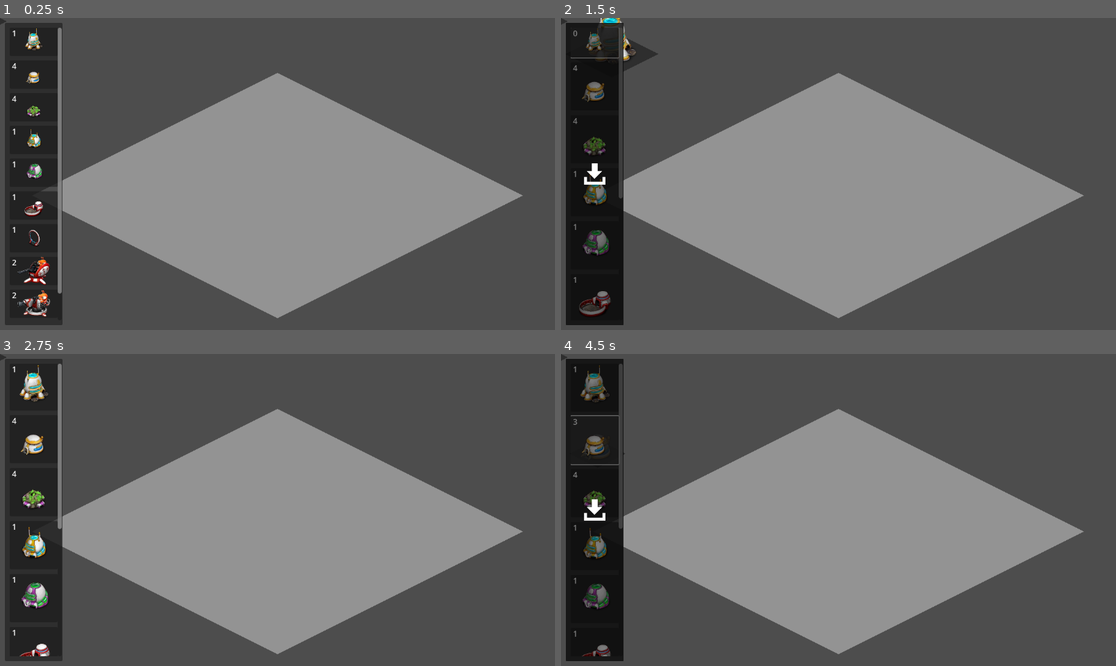
Above: before the commit, frames 1-4 (two rows, left to right).
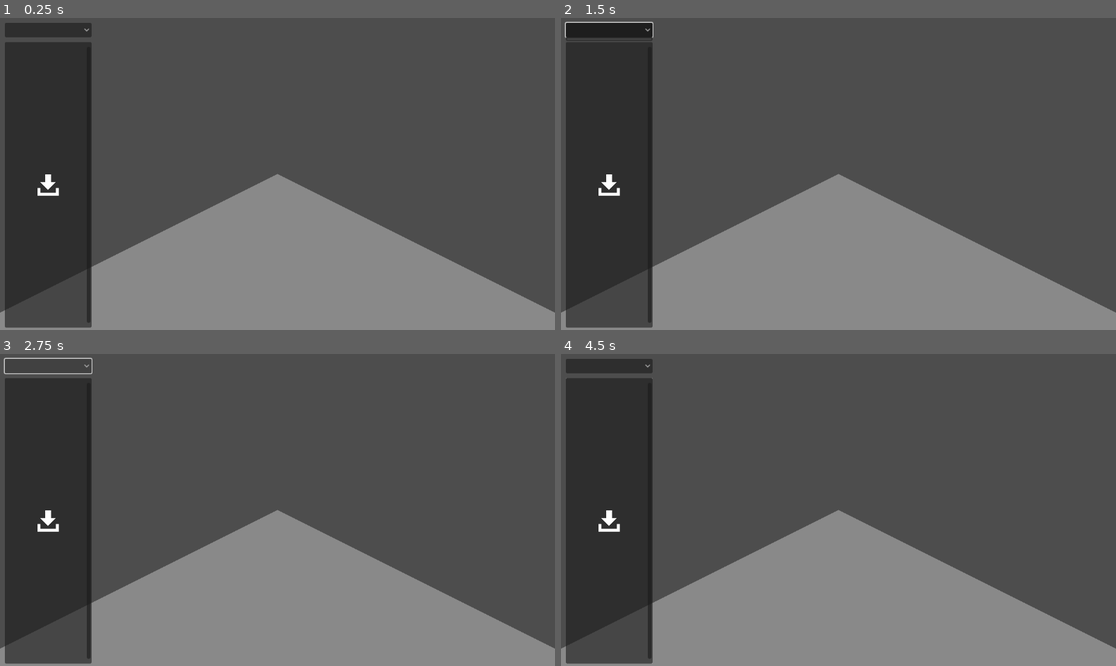
Above: after the commit, the same moments.

Repository: ctrlraul/Galaxy-Life-Designer
Game: Godot game, scene res://src/editor/editor.tscn
Same seed, same stepped clock (60 frames per second), same inputs: the game is played once before the commit and once after it.
Inputs (mouse positions are in pixels of both pictures, inside the frame that each line leads up to):
- Up to frame 1 (0.25 s): no input
- Up to frame 2 (1.5 s): click (838, 174) at 0.52 s; click (610, 30) at 1.27 s
- Up to frame 3 (2.75 s): click (33, 366) at 2 s, where only the run before the commit has a clickable "0"
- Up to frame 4 (4.5 s): click (594, 388) at 2.75 s, where only the run before the commit has a clickable "1"; click (594, 397) at 3.5 s, where only the run before the commit has a clickable "4"; click (594, 438) at 4.25 s, where only the run before the commit has a clickable "4"

The runs differ from the first frame. In frame 1, 42% of the frame differs, in the area x 0-100%, y 0-100%; in frame 2, 47%; in frame 3, 43%; in frame 4, 46%.
Error after the commit: Trying to assign value of type 'GridContainer' to a variable of type 'VBoxContainer'. (res://src/interface/structures_picker/structures_picker.gd:11)

Commit message:
Added controls

Diff:
--- a/src/editor/editor.gd
+++ b/src/editor/editor.gd
@@ -5,40 +5,57 @@
 
 @onready var structures: Node2D = %Structures
 @onready var structures_picker: StructuresPicker = $Interface/StructuresPicker
+@onready var drag_control: Button = %DragControl
+@onready var camera_2d: Camera2D = $Camera2D
+@onready var center: Control = $Interface/Center
+
+
+const VECTOR2_INF: Vector2 = Vector2(INF, INF)
 
 var hovered_tile: Vector2 = Vector2.ZERO
 var hovered_structure: Structure
+
 var drag_offset: Vector2 = Vector2.ZERO
 var drag_structure: Structure
-var clicking_structure: Structure
+var drag_structure_overlaps: Array[Structure]
+
+var zoom_step: float = 0.05
+var zoom_min: Vector2 = Vector2(0.5, 0.5)
+var zoom_max: Vector2 = Vector2(3, 3)
+var panning: bool
+var pan_start: Vector2 = VECTOR2_INF
+var click_pan_tolerance: float = 10
 
 
 func _ready() -> void:
-	Assets.initialize()
 	structures_picker.set_loadout(Assets.loadouts.values()[0])
 
 func _input(event: InputEvent) -> void:
 	if event is InputEventMouseMotion:
-		__update_hover()
-		if drag_structure:
-			drag_structure.set_grid_position(hovered_tile + drag_offset)
+		__on_mouse_motion()
+		if panning:
+			camera_2d.position -= event.relative / camera_2d.zoom
 
 func _unhandled_input(event: InputEvent) -> void:
 	if event is InputEventMouseButton:
-		if event.button_index == MOUSE_BUTTON_LEFT:
+		if event.button_index == MOUSE_BUTTON_WHEEL_UP:
+			__zoom(1)
+		elif event.button_index == MOUSE_BUTTON_WHEEL_DOWN:
+			__zoom(-1)
 
-			if event.pressed:
-				if !drag_structure:
-					clicking_structure = hovered_structure
-				elif !hovered_structure:
-					stop_drag()
+func __zoom(delta: int) -> void:
 
-			else:
-				if hovered_structure && hovered_structure == clicking_structure:
-					start_drag(hovered_structure)
-					hovered_structure = null
-				clicking_structure = null
+	var mouse = center.get_local_mouse_position()
+	var old_zoom = Vector2(1, 1) / camera_2d.zoom
+	var new_zoom = clamp(old_zoom - delta * zoom_step * old_zoom, zoom_min, zoom_max)
+	var zoom_difference = old_zoom - new_zoom
 
+	camera_2d.zoom = Vector2(1, 1) / new_zoom
+	camera_2d.position += mouse * zoom_difference
+
+
+func get_tile_on_mouse() -> Vector2:
+	return Isometry.world_to_grid(get_global_mouse_position())
 
 func get_structure_on_tile(tile: Vector2) -> Structure:
 
@@ -85,38 +102,84 @@
 	drag_offset = structure.grid_position - hovered_tile
 	drag_structure = structure
 	structures_picker.block_picking = true
+	drag_control.mouse_default_cursor_shape = Control.CURSOR_MOVE
 
 func stop_drag() -> void:
 	drag_offset = Vector2.ZERO
 	drag_structure = null
 	structures_picker.block_picking = false
+	drag_control.mouse_default_cursor_shape = Control.CURSOR_ARROW
 
+func get_overlapping_structures(a: Structure) -> Array[Structure]:
 
-func __update_hover() -> void:
+	var overlapping_structures: Array[Structure] = []
 
-	var world_coords = (get_global_mouse_position() - structures.position)
-	hovered_tile = Isometry.world_to_grid(world_coords)
+	for b in structures.get_children():
+		if a != b && structures_overlap(a, b):
+			overlapping_structures.append(b)
+
+	return overlapping_structures
+
+func structures_overlap(a: Structure, b: Structure) -> bool:
+
+	# Just AABB collision detection
+
+	if (a.grid_position.x >= b.grid_position.x + b.size.x ||
+		b.grid_position.x >= a.grid_position.x + a.size.x):
+		return false
+
+	if (a.grid_position.y >= b.grid_position.y + b.size.y ||
+		b.grid_position.y >= a.grid_position.y + a.size.y):
+		return false
+
+	return true
+
+func __on_mouse_motion() -> void:
+
+	var old_hovered_tile = hovered_tile
+	var old_hovered_structure = hovered_structure
+
+	hovered_tile = get_tile_on_mouse()
+	hovered_structure = get_structure_on_tile(hovered_tile)
+
+	if hovered_tile != old_hovered_tile:
+		if drag_structure:
+			__update_dragged_structure()
+
+	if drag_structure: # Don't update hover states when dragging a structure
+		return
+
+	if hovered_structure == old_hovered_structure:
+		return
+
+	if hovered_structure:
+		hovered_structure.set_hovered(true)
+
+	if old_hovered_structure:
+		old_hovered_structure.set_hovered(false)
+
+func __update_dragged_structure() -> void:
+	drag_structure.set_grid_position(hovered_tile + drag_offset)
+	drag_structure_overlaps = get_overlapping_structures(drag_structure)
+
+func __on_drag_control_pressed() -> void: # NOT A SIGNAL
 
 	if drag_structure:
+		if drag_structure_overlaps.size() > 0:
+			for overlapping_structure in drag_structure_overlaps:
+				overlapping_structure.overlap_bump()
+		else:
+			stop_drag()
 		return
 
-	var new_hovered_structure = get_structure_on_tile(hovered_tile)
-
-	if hovered_structure == new_hovered_structure:
-		return
-
-	if hovered_structure != null:
-		hovered_structure.set_hovered(false)
-
-	if new_hovered_structure != null:
-		new_hovered_structure.set_hovered(true)
-
-	hovered_structure = new_hovered_structure
+	if hovered_structure:
+		start_drag(hovered_structure)
 
 
 func _on_structures_picker_item_picked(structure_id: String) -> void:
 	var config: StructureConfigDTO = StructureConfigDTO.new()
-	config.position = hovered_tile
+	var structure_dto: StructureDTO = Assets.structures[structure_id]
+	config.position = hovered_tile - structure_dto.size * 0.5
 	config.id = structure_id
 	start_drag(add_structure(config))
 
@@ -125,3 +188,12 @@
 		structures_picker.put(drag_structure.structure_id)
 		drag_structure.queue_free()
 	stop_drag()
+
+func _on_drag_control_button_down() -> void:
+	panning = true
+	pan_start = drag_control.get_local_mouse_position()
+
+func _on_drag_control_button_up() -> void:
+	panning = false
+	if pan_start.distance_to(drag_control.get_local_mouse_position()) <= click_pan_tolerance:
+		__on_drag_control_pressed()
--- a/src/editor/editor.tscn
+++ b/src/editor/editor.tscn
@@ -1,8 +1,9 @@
-[gd_scene load_steps=4 format=3 uid="uid://bjrkv1eicxdu6"]
+[gd_scene load_steps=5 format=3 uid="uid://bjrkv1eicxdu6"]
 
 [ext_resource type="Script" path="res://src/editor/editor.gd" id="1_r01ma"]
 [ext_resource type="PackedScene" uid="uid://bbku0nieuyybi" path="res://src/editor/structure/structure.tscn" id="2_0l0wi"]
 [ext_resource type="PackedScene" uid="uid://dykldjtame0cu" path="res://src/interface/structures_picker/structures_picker.tscn" id="3_w05ga"]
+[ext_resource type="PackedScene" uid="uid://d4ir15dbypvx0" path="res://src/editor/structure/structure_footprint.tscn" id="4_7u36x"]
 
 [node name="Editor" type="Node2D"]
 script = ExtResource("1_r01ma")
@@ -10,33 +11,40 @@
 
 [node name="Interface" type="CanvasLayer" parent="."]
 
+[node name="Center" type="Control" parent="Interface"]
+layout_mode = 3
+anchors_preset = 8
+anchor_left = 0.5
+anchor_top = 0.5
+anchor_right = 0.5
+anchor_bottom = 0.5
+grow_horizontal = 2
+grow_vertical = 2
+
+[node name="DragControl" type="Button" parent="Interface"]
+unique_name_in_owner = true
+anchors_preset = 15
+anchor_right = 1.0
+anchor_bottom = 1.0
+grow_horizontal = 2
+grow_vertical = 2
+flat = true
+
 [node name="StructuresPicker" parent="Interface" instance=ExtResource("3_w05ga")]
 
-[node name="FootprintGraphic" type="Polygon2D" parent="Interface"]
-position = Vector2(0, 7)
-scale = Vector2(6.9, 6.9)
-color = Color(0, 0, 0, 0.392157)
-polygon = PackedVector2Array(0, 1, 2, 0, 0, -1, -2, 0)
-
 [node name="Camera2D" type="Camera2D" parent="."]
-offset = Vector2(0, 300)
 current = true
-zoom = Vector2(0.7, 0.7)
 
 [node name="Grid" type="Node2D" parent="."]
 
-[node name="GridGraphicScaler" type="Node2D" parent="Grid"]
-scale = Vector2(52, 52)
-
-[node name="FootprintGraphic" type="Polygon2D" parent="Grid/GridGraphicScaler"]
-position = Vector2(0, 7)
-scale = Vector2(7, 7)
-color = Color(1, 1, 1, 0.392157)
-polygon = PackedVector2Array(0, 1, 2, 0, 0, -1, -2, 0)
+[node name="StructureFootprint" parent="Grid" instance=ExtResource("4_7u36x")]
+size = Vector2(72, 78)
 
 [node name="Structures" type="Node2D" parent="Grid"]
 unique_name_in_owner = true
 y_sort_enabled = true
 
+[connection signal="button_down" from="Interface/DragControl" to="." method="_on_drag_control_button_down"]
+[connection signal="button_up" from="Interface/DragControl" to="." method="_on_drag_control_button_up"]
 [connection signal="cover_clicked" from="Interface/StructuresPicker" to="." method="_on_structures_picker_cover_clicked"]
 [connection signal="item_picked" from="Interface/StructuresPicker" to="." method="_on_structures_picker_item_picked"]
--- a/src/editor/structure/structure.gd
+++ b/src/editor/structure/structure.gd
@@ -3,8 +3,7 @@
 
 
 @onready var sprite_2d = $Sprite2D
-@onready var footprint = $Footprint
-@onready var footprint_graphic = $Footprint/FootprintGraphic
+@onready var footprint: Node2D = $StructureFootprint
 @onready var animation_player = $AnimationPlayer
 @onready var label_container = $LabelContainer
 @onready var label = $LabelContainer/Label
@@ -13,6 +12,10 @@
 var grid_position: Vector2
 var size: Vector2
 var hovered: bool = false : set = set_hovered
+
+
+func _ready() -> void:
+	label_container.visible = false
 
 
 func set_config(config: StructureConfigDTO) -> void:
@@ -24,9 +27,9 @@
 	sprite_2d.position.y = structure_dto.sprite_offset
 	sprite_2d.position.y += structure_dto.size.y * Isometry.GRID_TO_WORLD_SCALE * 0.5
 
-	footprint.scale = structure_dto.size
+	footprint.size = structure_dto.size
 
-	label_container.position.y = structure_dto.size.y * 0.8 * Isometry.GRID_TO_WORLD_SCALE
+	label_container.position.y = structure_dto.size.y * Isometry.GRID_TO_WORLD_SCALE * 0.75
 	label.text = structure_dto.display_name
 
 	structure_id = config.id
@@ -34,11 +37,9 @@
 
 	set_grid_position(config.position)
 
-
 func set_grid_position(new_grid_position: Vector2) -> void:
 	grid_position = new_grid_position
 	position = Isometry.grid_to_world(grid_position)
-
 
 func set_hovered(value: bool) -> void:
 
@@ -47,4 +48,7 @@
 
 	hovered = value
 
-	animation_player.play("hover_on" if hovered else "RESET")
+	animation_player.play("hover_on" if hovered else "hover_off")
+
+func overlap_bump() -> void:
+	animation_player.play("overlap_bump")
--- a/src/editor/structure/structure.tscn
+++ b/src/editor/structure/structure.tscn
@@ -1,6 +1,7 @@
-[gd_scene load_steps=7 format=3 uid="uid://bbku0nieuyybi"]
+[gd_scene load_steps=10 format=3 uid="uid://bbku0nieuyybi"]
 
 [ext_resource type="Script" path="res://src/editor/structure/structure.gd" id="1_7dcdv"]
+[ext_resource type="PackedScene" uid="uid://d4ir15dbypvx0" path="res://src/editor/structure/structure_footprint.tscn" id="2_femp1"]
 [ext_resource type="Texture2D" uid="uid://cltns3yd8bfx2" path="res://src/assets/structures/observatory_1.webp" id="2_pmr7y"]
 
 [sub_resource type="LabelSettings" id="LabelSettings_0lw7t"]
@@ -36,7 +37,7 @@
 "times": PackedFloat32Array(0),
 "transitions": PackedFloat32Array(1),
 "update": 1,
-"values": [false]
+"values": [true]
 }
 tracks/2/type = "value"
 tracks/2/imported = false
@@ -48,7 +49,19 @@
 "times": PackedFloat32Array(0),
 "transitions": PackedFloat32Array(1),
 "update": 0,
-"values": [Vector2(0, 0)]
+"values": [Vector2(1, 1)]
+}
+tracks/3/type = "value"
+tracks/3/imported = false
+tracks/3/enabled = true
+tracks/3/path = NodePath("Sprite2D:self_modulate")
+tracks/3/interp = 1
+tracks/3/loop_wrap = true
+tracks/3/keys = {
+"times": PackedFloat32Array(0),
+"transitions": PackedFloat32Array(1),
+"update": 0,
+"values": [Color(1, 1, 1, 1)]
 }
 
 [sub_resource type="Animation" id="Animation_firsr"]
@@ -91,33 +104,82 @@
 "values": [Vector2(0, 0), Vector2(1, 1)]
 }
 
+[sub_resource type="Animation" id="Animation_uglfm"]
+resource_name = "hover_off"
+length = 0.3
+tracks/0/type = "value"
+tracks/0/imported = false
+tracks/0/enabled = true
+tracks/0/path = NodePath("Sprite2D:scale")
+tracks/0/interp = 1
+tracks/0/loop_wrap = true
+tracks/0/keys = {
+"times": PackedFloat32Array(0, 0.3),
+"transitions": PackedFloat32Array(0.3, 0.3),
+"update": 0,
+"values": [Vector2(1.1, 1.1), Vector2(1, 1)]
+}
+tracks/1/type = "value"
+tracks/1/imported = false
+tracks/1/enabled = true
+tracks/1/path = NodePath("LabelContainer:visible")
+tracks/1/interp = 1
+tracks/1/loop_wrap = true
+tracks/1/keys = {
+"times": PackedFloat32Array(0),
+"transitions": PackedFloat32Array(1),
+"update": 1,
+"values": [false]
+}
+
+[sub_resource type="Animation" id="Animation_ym5pj"]
+resource_name = "overlap_bump"
+length = 0.2
+tracks/0/type = "value"
+tracks/0/imported = false
+tracks/0/enabled = true
+tracks/0/path = NodePath("Sprite2D:scale")
+tracks/0/interp = 1
+tracks/0/loop_wrap = true
+tracks/0/keys = {
+"times": PackedFloat32Array(0, 0.1, 0.2),
+"transitions": PackedFloat32Array(0.3, 0.3, 0.3),
+"update": 0,
+"values": [Vector2(1, 1), Vector2(1.2, 1.2), Vector2(1, 1)]
+}
+tracks/1/type = "value"
+tracks/1/imported = false
+tracks/1/enabled = true
+tracks/1/path = NodePath("Sprite2D:self_modulate")
+tracks/1/interp = 1
+tracks/1/loop_wrap = true
+tracks/1/keys = {
+"times": PackedFloat32Array(0, 0.1, 0.2),
+"transitions": PackedFloat32Array(0.3, 0.3, 1),
+"update": 0,
+"values": [Color(1, 1, 1, 1), Color(1, 0.501961, 0.501961, 1), Color(1, 1, 1, 1)]
+}
+
 [sub_resource type="AnimationLibrary" id="AnimationLibrary_j1s71"]
 _data = {
 "RESET": SubResource("Animation_8gy7q"),
-"hover_on": SubResource("Animation_firsr")
+"hover_off": SubResource("Animation_uglfm"),
+"hover_on": SubResource("Animation_firsr"),
+"overlap_bump": SubResource("Animation_ym5pj")
 }
 
 [node name="Structure" type="Node2D"]
 script = ExtResource("1_7dcdv")
 
-[node name="Footprint" type="Node2D" parent="."]
-scale = Vector2(6, 6)
-
-[node name="FootprintGraphic" type="Polygon2D" parent="Footprint"]
-position = Vector2(0, 7)
-scale = Vector2(6.9, 6.9)
-color = Color(0, 0, 0, 0.392157)
-polygon = PackedVector2Array(0, 1, 2, 0, 0, -1, -2, 0)
+[node name="StructureFootprint" parent="." instance=ExtResource("2_femp1")]
 
 [node name="Sprite2D" type="Sprite2D" parent="."]
 position = Vector2(0, 35)
 texture = ExtResource("2_pmr7y")
 
 [node name="LabelContainer" type="Node2D" parent="."]
-visible = false
 z_index = 1
 position = Vector2(0, 80)
-scale = Vector2(1e-05, 1e-05)
 
 [node name="Label" type="Label" parent="LabelContainer"]
 offset_left = -128.0
--- /dev/null
+++ b/src/editor/structure/structure_footprint.gd
@@ -0,0 +1,24 @@
+extends Node2D
+
+
+@onready var polygon_2d: Polygon2D = $Transform/Polygon2D
+
+@export var size: Vector2 : set = set_size
+
+
+func _ready() -> void:
+
+	set_size(size)
+
+	var x = Isometry.GRID_TO_WORLD_SCALE
+	polygon_2d.polygon = [
+		Vector2(x, 0),
+		Vector2(x, x),
+		Vector2(0, x),
+		Vector2(0, 0),
+	]
+
+func set_size(value: Vector2) -> void:
+	size = value
+	if is_inside_tree():
+		polygon_2d.scale = value * sqrt(2)
--- /dev/null
+++ b/src/editor/structure/structure_footprint.tscn
@@ -0,0 +1,15 @@
+[gd_scene load_steps=2 format=3 uid="uid://d4ir15dbypvx0"]
+
+[ext_resource type="Script" path="res://src/editor/structure/structure_footprint.gd" id="1_aw8se"]
+
+[node name="StructureFootprint" type="Node2D"]
+script = ExtResource("1_aw8se")
+
+[node name="Transform" type="Node2D" parent="."]
+scale = Vector2(1, 0.5)
+
+[node name="Polygon2D" type="Polygon2D" parent="Transform"]
+rotation = 0.785398
+scale = Vector2(8, 8)
+color = Color(1, 1, 1, 0.341176)
+polygon = PackedVector2Array(14, 0, 14, 14, 0, 14, 0, 0)
--- a/src/interface/structures_picker/structures_picker.gd
+++ b/src/interface/structures_picker/structures_picker.gd
@@ -3,12 +3,14 @@
 
 signal item_picked(structure_id)
 signal cover_clicked()
+signal loadout_changed()
 
 
 @export var StructuresListItemScene: PackedScene
 
 @onready var items: VBoxContainer = $Panel/ScrollContainer/Items
 @onready var cover: Control = $Panel/Cover
+@onready var loadouts: OptionButton = %Loadouts
 
 
 var block_picking: bool : set = set_block_picking
@@ -17,6 +19,8 @@
 
 func _ready() -> void:
 	cover.visible = false
+	for loadout in Assets.loadouts.values():
+		loadouts.add_item(loadout.display_name)
 
 
 func set_loadout(loadout: LoadoutDTO) -> void:
@@ -37,11 +41,12 @@
 		return
 
 	block_picking = value
-	cover.visible = value
+	cover.visible = block_picking
+	items.modulate.a = 0.5 if block_picking else 1.0
 
 func on_pick(structure_id: String) -> void:
 
-	if block_picking:
+	if block_picking || items_map[structure_id].count == 0:
 		return
 
 	item_picked.emit(structure_id)
@@ -53,3 +58,7 @@
 
 func _on_cover_hitbox_pressed() -> void:
 	cover_clicked.emit()
+
+func _on_loadouts_item_selected(index: int) -> void:
+	set_loadout(Assets.loadouts.values()[index])
+	loadout_changed.emit()
--- a/src/interface/structures_picker/structures_picker.tscn
+++ b/src/interface/structures_picker/structures_picker.tscn
@@ -7,24 +7,37 @@
 layout_mode = 3
 anchors_preset = 9
 anchor_bottom = 1.0
-offset_right = 140.0
+offset_right = 200.0
 grow_vertical = 2
 script = ExtResource("1_tselq")
 StructuresListItemScene = ExtResource("2_3vkor")
 
+[node name="Loadouts" type="OptionButton" parent="."]
+unique_name_in_owner = true
+layout_mode = 1
+anchors_preset = 10
+anchor_right = 1.0
+offset_left = 10.0
+offset_top = 10.0
+offset_right = -10.0
+offset_bottom = 40.0
+grow_horizontal = 2
+
 [node name="Panel" type="Panel" parent="."]
+clip_contents = true
 layout_mode = 1
 anchors_preset = 15
 anchor_right = 1.0
 anchor_bottom = 1.0
 offset_left = 10.0
-offset_top = 10.0
+offset_top = 50.0
 offset_right = -10.0
-offset_bottom = -10.0
+offset_bottom = -5.0
 grow_horizontal = 2
 grow_vertical = 2
 
 [node name="ScrollContainer" type="ScrollContainer" parent="Panel"]
+clip_contents = false
 layout_mode = 1
 anchors_preset = 15
 anchor_right = 1.0
@@ -35,10 +48,13 @@
 offset_bottom = -10.0
 grow_horizontal = 2
 grow_vertical = 2
+follow_focus = true
+horizontal_scroll_mode = 0
+vertical_scroll_mode = 2
 
-[node name="Items" type="VBoxContainer" parent="Panel/ScrollContainer"]
+[node name="Items" type="GridContainer" parent="Panel/ScrollContainer"]
 layout_mode = 2
-theme_override_constants/separation = 10
+columns = 2
 
 [node name="Cover" type="Control" parent="Panel"]
 layout_mode = 1
@@ -47,15 +63,6 @@
 anchor_bottom = 1.0
 grow_horizontal = 2
 grow_vertical = 2
-
-[node name="ColorRect" type="ColorRect" parent="Panel/Cover"]
-layout_mode = 1
-anchors_preset = 15
-anchor_right = 1.0
-anchor_bottom = 1.0
-grow_horizontal = 2
-grow_vertical = 2
-color = Color(0, 0, 0, 0.498039)
 
 [node name="Icon" type="Control" parent="Panel/Cover"]
 layout_mode = 1
@@ -85,4 +92,5 @@
 grow_vertical = 2
 flat = true
 
+[connection signal="item_selected" from="Loadouts" to="." method="_on_loadouts_item_selected"]
 [connection signal="pressed" from="Panel/Cover/CoverHitbox" to="." method="_on_cover_hitbox_pressed"]
--- a/src/interface/structures_picker/structures_picker_item.gd
+++ b/src/interface/structures_picker/structures_picker_item.gd
@@ -3,14 +3,15 @@
 
 
 @onready var texture_rect: TextureRect = $TextureRect
-@onready var count_label: Label = $Count
+@onready var count_label: Label = %Count
 @onready var animation_player: AnimationPlayer = $AnimationPlayer
 
 var count: int = 0 : set = set_count
+var structure: StructureDTO
 
 
 func set_structure(id: String, structure_count: int) -> void:
-	var structure: StructureDTO = Assets.structures[id]
+	structure = Assets.structures[id]
 	texture_rect.texture = structure.texture
 	set_count(structure_count)
 
@@ -23,4 +24,8 @@
 		animation_player.play("show" if value > 0 else "hide")
 
 	count = value
-	count_label.text = str(count)
+
+	if count == 0:
+		count_label.text = structure.display_name
+	else:
+		count_label.text = "%sx" % count
--- a/src/interface/structures_picker/structures_picker_item.tscn
+++ b/src/interface/structures_picker/structures_picker_item.tscn
@@ -1,7 +1,16 @@
-[gd_scene load_steps=7 format=3 uid="uid://3e0irntcxqhr"]
+[gd_scene load_steps=8 format=3 uid="uid://3e0irntcxqhr"]
 
 [ext_resource type="Script" path="res://src/interface/structures_picker/structures_picker_item.gd" id="1_lkds3"]
 [ext_resource type="Texture2D" uid="uid://cltns3yd8bfx2" path="res://src/assets/structures/observatory_1.webp" id="2_2mnmr"]
+
+[sub_resource type="LabelSettings" id="LabelSettings_by1nm"]
+line_spacing = 0.0
+font_size = 12
+outline_size = 10
+outline_color = Color(0, 0, 0, 0.67451)
+shadow_size = 5
+shadow_color = Color(0, 0, 0, 0.360784)
+shadow_offset = Vector2(1, 4)
 
 [sub_resource type="Animation" id="Animation_5wddy"]
 resource_name = "hide"
@@ -15,19 +24,31 @@
 "times": PackedFloat32Array(0, 1),
 "transitions": PackedFloat32Array(0.3, 1),
 "update": 0,
-"values": [Vector2(100, 100), Vector2(100, 0)]
+"values": [Vector2(80, 80), Vector2(80, 26)]
 }
 tracks/1/type = "value"
 tracks/1/imported = false
 tracks/1/enabled = true
-tracks/1/path = NodePath(".:visible")
+tracks/1/path = NodePath("TextureRect:modulate")
 tracks/1/interp = 1
 tracks/1/loop_wrap = true
 tracks/1/keys = {
 "times": PackedFloat32Array(0, 1),
-"transitions": PackedFloat32Array(1, 1),
+"transitions": PackedFloat32Array(0.3, 1),
+"update": 0,
+"values": [Color(1, 1, 1, 1), Color(1, 1, 1, 0)]
+}
+tracks/2/type = "value"
+tracks/2/imported = false
+tracks/2/enabled = true
+tracks/2/path = NodePath(".:disabled")
+tracks/2/interp = 1
+tracks/2/loop_wrap = true
+tracks/2/keys = {
+"times": PackedFloat32Array(0),
+"transitions": PackedFloat32Array(1),
 "update": 1,
-"values": [true, true]
+"values": [true]
 }
 
 [sub_resource type="Animation" id="Animation_wwafv"]
@@ -42,19 +63,31 @@
 "times": PackedFloat32Array(0),
 "transitions": PackedFloat32Array(1),
 "update": 0,
-"values": [Vector2(100, 100)]
+"values": [Vector2(80, 80)]
 }
 tracks/1/type = "value"
 tracks/1/imported = false
 tracks/1/enabled = true
-tracks/1/path = NodePath(".:visible")
+tracks/1/path = NodePath("TextureRect:modulate")
 tracks/1/interp = 1
 tracks/1/loop_wrap = true
 tracks/1/keys = {
 "times": PackedFloat32Array(0),
 "transitions": PackedFloat32Array(1),
+"update": 0,
+"values": [Color(1, 1, 1, 1)]
+}
+tracks/2/type = "value"
+tracks/2/imported = false
+tracks/2/enabled = true
+tracks/2/path = NodePath(".:disabled")
+tracks/2/interp = 1
+tracks/2/loop_wrap = true
+tracks/2/keys = {
+"times": PackedFloat32Array(0),
+"transitions": PackedFloat32Array(1),
 "update": 1,
-"values": [true]
+"values": [false]
 }
 
 [sub_resource type="Animation" id="Animation_jngnc"]
@@ -69,19 +102,31 @@
 "times": PackedFloat32Array(0, 1),
 "transitions": PackedFloat32Array(0.3, 1),
 "update": 0,
-"values": [Vector2(100, 0), Vector2(100, 100)]
+"values": [Vector2(80, 26), Vector2(80, 80)]
 }
 tracks/1/type = "value"
 tracks/1/imported = false
 tracks/1/enabled = true
-tracks/1/path = NodePath(".:visible")
+tracks/1/path = NodePath("TextureRect:modulate")
 tracks/1/interp = 1
 tracks/1/loop_wrap = true
 tracks/1/keys = {
+"times": PackedFloat32Array(0, 1),
+"transitions": PackedFloat32Array(0.3, 1),
+"update": 0,
+"values": [Color(1, 1, 1, 0), Color(1, 1, 1, 1)]
+}
+tracks/2/type = "value"
+tracks/2/imported = false
+tracks/2/enabled = true
+tracks/2/path = NodePath(".:disabled")
+tracks/2/interp = 1
+tracks/2/loop_wrap = true
+tracks/2/keys = {
 "times": PackedFloat32Array(0),
 "transitions": PackedFloat32Array(1),
 "update": 1,
-"values": [true]
+"values": [false]
 }
 
 [sub_resource type="AnimationLibrary" id="AnimationLibrary_yppp5"]
@@ -92,9 +137,9 @@
 }
 
 [node name="StructuresListItem" type="Button"]
-custom_minimum_size = Vector2(100, 100)
-offset_right = 100.0
-offset_bottom = 92.0
+custom_minimum_size = Vector2(80, 80)
+offset_right = 80.0
+offset_bottom = 80.0
 script = ExtResource("1_lkds3")
 
 [node name="TextureRect" type="TextureRect" parent="."]
@@ -102,6 +147,7 @@
 anchors_preset = 15
 anchor_right = 1.0
 anchor_bottom = 1.0
+offset_bottom = -20.0
 grow_horizontal = 2
 grow_vertical = 2
 texture = ExtResource("2_2mnmr")
@@ -109,11 +155,20 @@
 stretch_mode = 5
 
 [node name="Count" type="Label" parent="."]
-layout_mode = 0
-offset_left = 5.0
-offset_right = 33.0
-offset_bottom = 26.0
-text = "999"
+unique_name_in_owner = true
+layout_mode = 1
+anchors_preset = 12
+anchor_top = 1.0
+anchor_right = 1.0
+anchor_bottom = 1.0
+offset_top = -22.0
+grow_horizontal = 2
+grow_vertical = 0
+text = "999x"
+label_settings = SubResource("LabelSettings_by1nm")
+horizontal_alignment = 1
+clip_text = true
+text_overrun_behavior = 1
 
 [node name="AnimationPlayer" type="AnimationPlayer" parent="."]
 libraries = {
--- a/src/managers/assets.gd
+++ b/src/managers/assets.gd
@@ -7,7 +7,7 @@
 var structures: Dictionary
 
 
-func initialize() -> void:
+func _ready() -> void:
 	__load_loadouts("res://src/loadouts/")
 	__load_structures("res://src/structures/")
 	layouts.append(load_layout("res://src/default_layout.txt"))
Not shown, changed: src/assets/structures/bank_1.webp.import
Not shown, added: src/loadouts/star_base_2.txt
